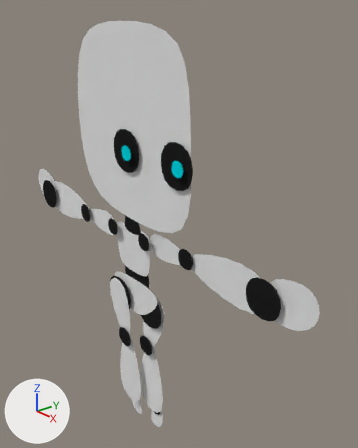
Two versions of the Blender file Project_Zero/Assets/Models/Characters/Player/P0_pc_001.blend, one commit apart.
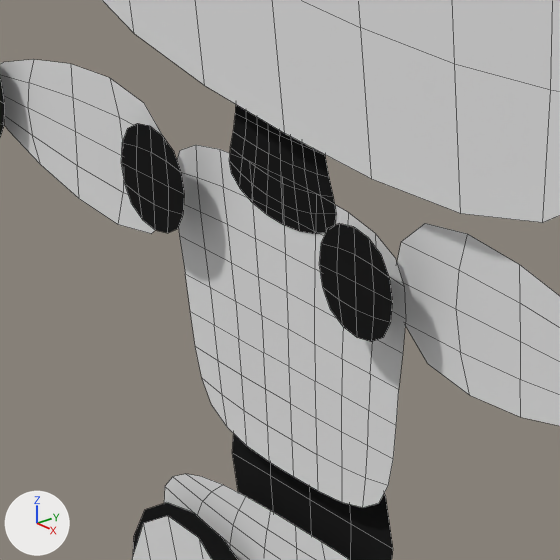
The first picture shows the older version from a 50 mm lens placed at (4.13, -2.95, 3.74), pointed at (0.23, 0.42, 1.66). The close-ups show both versions on the part from 25% to 49% of the width and 45% to 63% of the height of that picture; other places that the commit changed are outside them. The axes (+X, +Y, +Z) are drawn at lower left. The lights are the same throughout. The close-ups show mesh edges as thin lines.

Names of what the first close-up shows: 'Chest', 'Head', 'Hip', 'HipJoint_Right', 'Plane', 'Shoulder_Left', 'Shoulder_Right', 'Thigh_Right', 'UpperArm_Left', 'UpperArm_Right', 'Waist'.
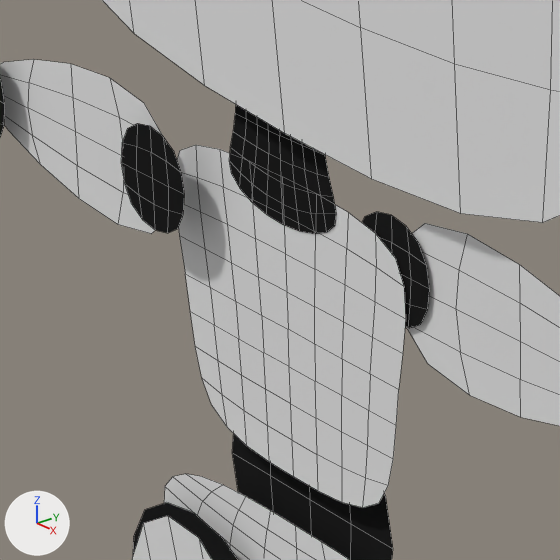
Where the newer file only moved an object's origin or applied its transform, the numbers keep the older frame.

Pixel boxes [x1, y1, x2, y2] of what changed, in the close-ups (560 x 560 px):
'Shoulder_Left', moved
    before: [319, 223, 393, 342]
    after: [362, 212, 430, 329]

What changed in the scene script:
```text
Change me_plane_016:
    where me_plane_016.from_pydata(...)  # 4 vertices, 1 face; spans x 0.714..1.539, y 1.696..2.521, z 0.397
    used by ob_shoulder_left; location = (0.0, -0.02, 1.07); rotation_euler = (1.571, 0.0, 0.0), in degrees (90, 0, 0); scale = (0.255, 0.255, 0.255)
    me_plane_016 part 1: the whole mesh is moved by (-1.127, -2.109, -0.397)
Change ob_shoulder_left:
    ob_shoulder_left.location: (0.0, -0.02, 1.07) -> (0.287, -0.047, 1.608)
```
